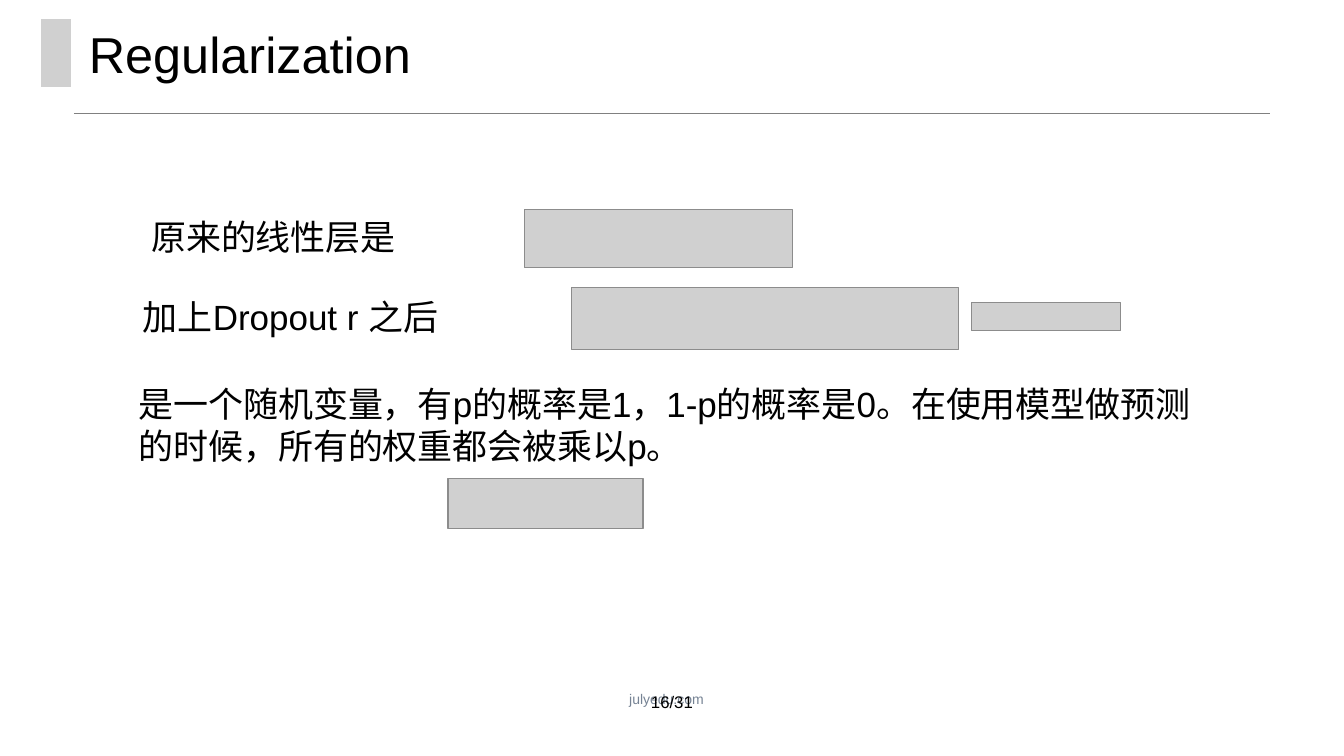
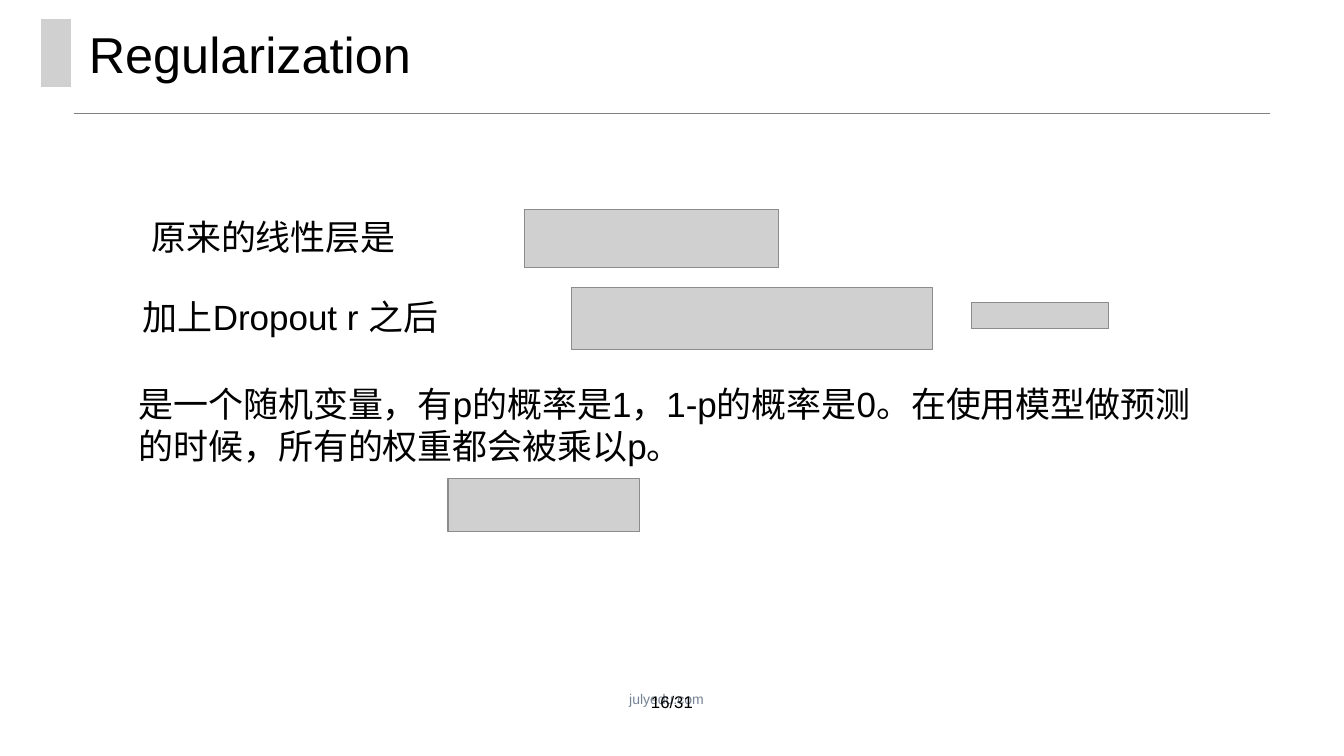
Before and after one commit to ZeweiChu/PyTorch-Course, a slide deck: slide 16 of 情感分类.pptx. Drawn at 1344x756 pixels with LibreOffice and Linux fonts; fonts in the diff are those of the drawing; grey boxes stand for pictures; background and template pictures are left out. Boxes give left, top, right and bottom in pixels: in the first picture for what was removed or moved away, otherwise in the second. Text is boxed around its words. In the diff, an @@ line names an element or a change of style, - is before the commit and + after.

```diff
--- a/情感分类.pptx
+++ b/情感分类.pptx
@@ picture: place and size @@
-picture at bbox=[524, 210, 792, 267]
+picture at bbox=[524, 210, 778, 267]
@@ picture: place and size @@
-picture at bbox=[572, 287, 959, 349]
+picture at bbox=[572, 287, 934, 349]
@@ picture: place and size @@
-picture at bbox=[972, 302, 1121, 331]
+picture at bbox=[972, 302, 1109, 329]
@@ picture: place and size @@
-picture at bbox=[448, 479, 643, 528]
+picture at bbox=[448, 479, 639, 531]
```
Also in this commit, not shown: 9 other slides changed, 3 other files.
